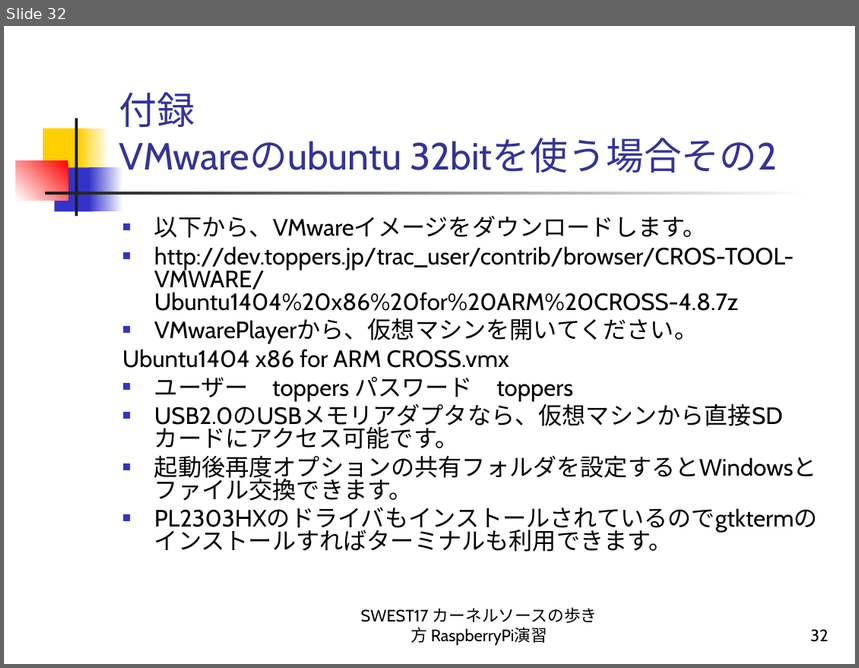
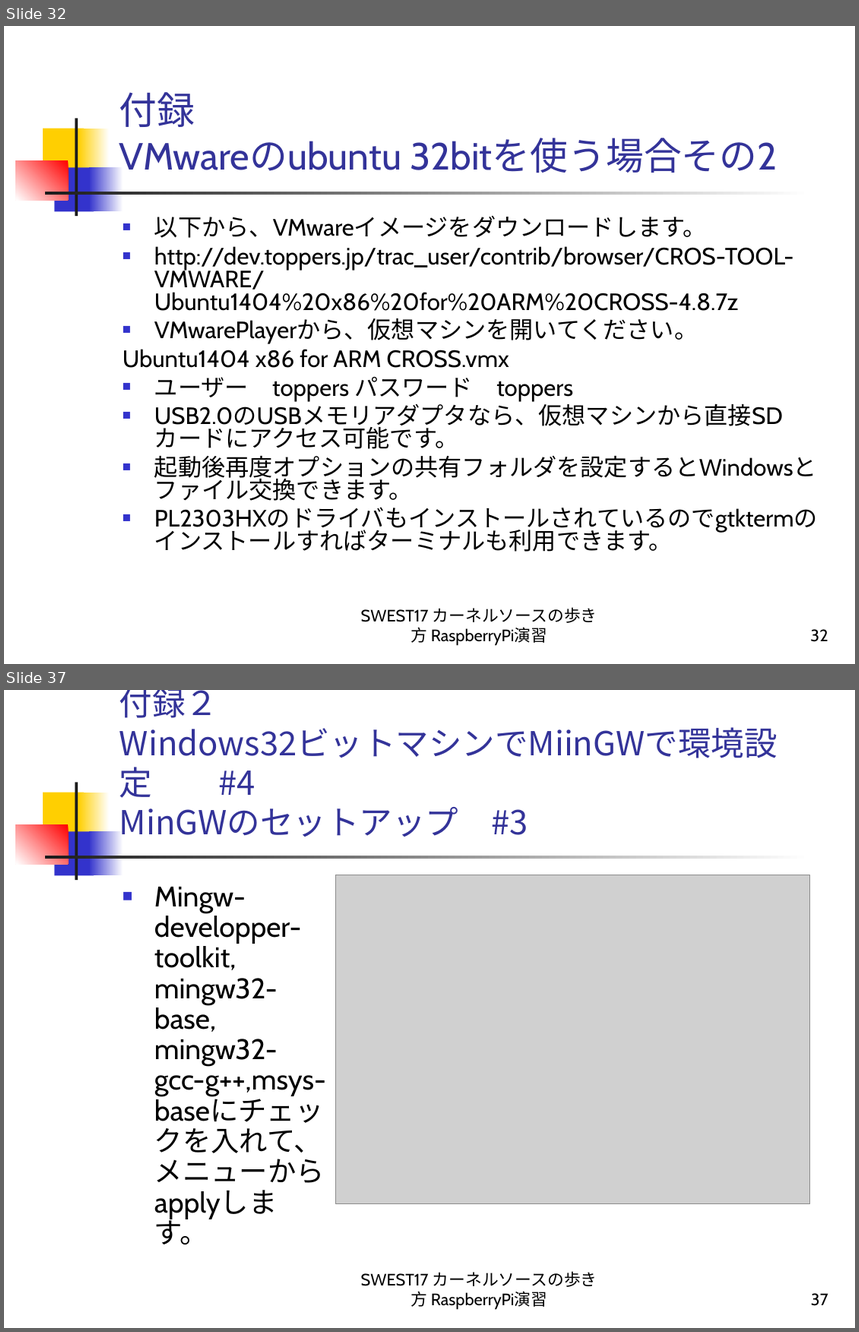
Before and after one commit to alvstakahashi/RPI-SHRINK-SSP-FULL, a slide deck: カーネルソースの歩き方 RaspberryPi演習.ppt. Shown one above the other, each under a label of ours: slide 32 before the commit, slides 32 and 37 after it; the slides between them are not shown. The pictures are 859x668 and 859x1332 pixels, drawn with LibreOffice and Linux fonts; fonts in the diff are those of the drawing; grey boxes stand for pictures. Boxes give left, top, right and bottom in pixels: in the first picture for what was removed or moved away, otherwise in the second. Text is boxed around its words. In the diff, an @@ line names an element or a change of style, - is before the commit and + after.

Commit message:
資料追記　win32
資料追記　32bitWinでのmingwセットアップ追記

```diff
--- a/カーネルソースの歩き方 RaspberryPi演習.ppt
+++ b/カーネルソースの歩き方 RaspberryPi演習.ppt
@@ slide 37 added at [4, 690, 855, 1328], background #FFFFFF; not listed: 7 template elements that a slide beside it also shows @@
@@ title added at [120, 690, 528, 837], 28 pt, text #333399 @@
+付録２
+Windows32ビットマシンでMiinGWで環境設定 #4
+MinGWのセットアップ #3
@@ text added at [154, 887, 326, 1246], 24 pt, text #000000 @@
+■ Mingw-developper-toolkit, mingw32-base, mingw32-gcc-g++,msys-baseにチェックを入れて、メニューからapplyします。
@@ picture added at [336, 875, 810, 1205] @@
@@ text added at [361, 1271, 598, 1310], 14 pt, text #000000 @@
+SWEST17 カーネルソースの歩き方 RaspberryPi演習
@@ page number added at [811, 1293, 829, 1306], 14 pt, text #000000 @@
+37
```
Also in this commit, not shown: 1 slide changed, 10 other slides added.
